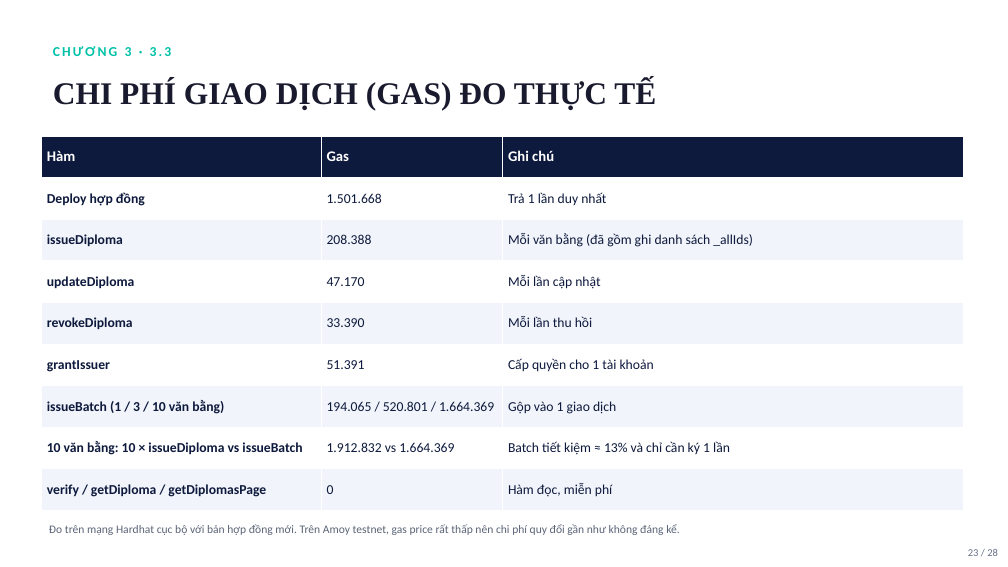
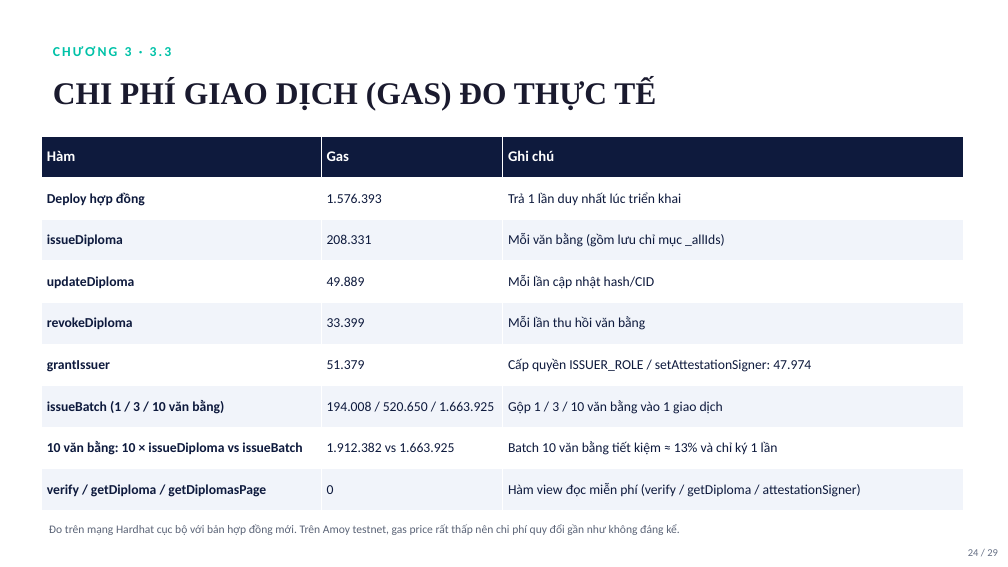
Before and after one commit to 2312792-debug/DoAn, a slide deck: slide 25 of file/Thuyet_Trinh_He_Thong_Xac_Thuc_Van_Bang_NopBai.pptx (slide 24 before the commit). Drawn at 1008x567 pixels with LibreOffice and Linux fonts; fonts in the diff are those of the drawing. Boxes give left, top, right and bottom in pixels: in the first picture for what was removed or moved away, otherwise in the second. Text is boxed around its words. In the diff, an @@ line names an element or a change of style, - is before the commit and + after.

```diff
--- a/file/Thuyet_Trinh_He_Thong_Xac_Thuc_Van_Bang_NopBai.pptx
+++ b/file/Thuyet_Trinh_He_Thong_Xac_Thuc_Van_Bang_NopBai.pptx
@@ table at box(42, 136, 964, 510) @@
-row 2, column 2: 1.501.668
+row 2, column 2: 1.576.393
-row 2, column 3: Trả 1 lần duy nhất
+row 2, column 3: Trả 1 lần duy nhất lúc triển khai
-row 3, column 2: 208.388
+row 3, column 2: 208.331
-row 3, column 3: Mỗi văn bằng (đã gồm ghi danh sách _allIds)
+row 3, column 3: Mỗi văn bằng (gồm lưu chỉ mục _allIds)
-row 4, column 2: 47.170
+row 4, column 2: 49.889
-row 4, column 3: Mỗi lần cập nhật
+row 4, column 3: Mỗi lần cập nhật hash/CID
-row 5, column 2: 33.390
+row 5, column 2: 33.399
-row 5, column 3: Mỗi lần thu hồi
+row 5, column 3: Mỗi lần thu hồi văn bằng
-row 6, column 2: 51.391
+row 6, column 2: 51.379
-row 6, column 3: Cấp quyền cho 1 tài khoản
+row 6, column 3: Cấp quyền ISSUER_ROLE / setAttestationSigner: 47.974
-row 7, column 2: 194.065 / 520.801 / 1.664.369
+row 7, column 2: 194.008 / 520.650 / 1.663.925
-row 7, column 3: Gộp vào 1 giao dịch
+row 7, column 3: Gộp 1 / 3 / 10 văn bằng vào 1 giao dịch
-row 8, column 2: 1.912.832 vs 1.664.369
+row 8, column 2: 1.912.382 vs 1.663.925
-row 8, column 3: Batch tiết kiệm ≈ 13% và chỉ cần ký 1 lần
+row 8, column 3: Batch 10 văn bằng tiết kiệm ≈ 13% và chỉ ký 1 lần
-row 9, column 3: Hàm đọc, miễn phí
+row 9, column 3: Hàm view đọc miễn phí (verify / getDiploma / attestationSigner)
@@ text at box(968, 549, 998, 556): text changed @@
-23 / 28
+24 / 29
```
Also in this commit, not shown: 25 other slides changed, 1 slide added, 3 other files.
